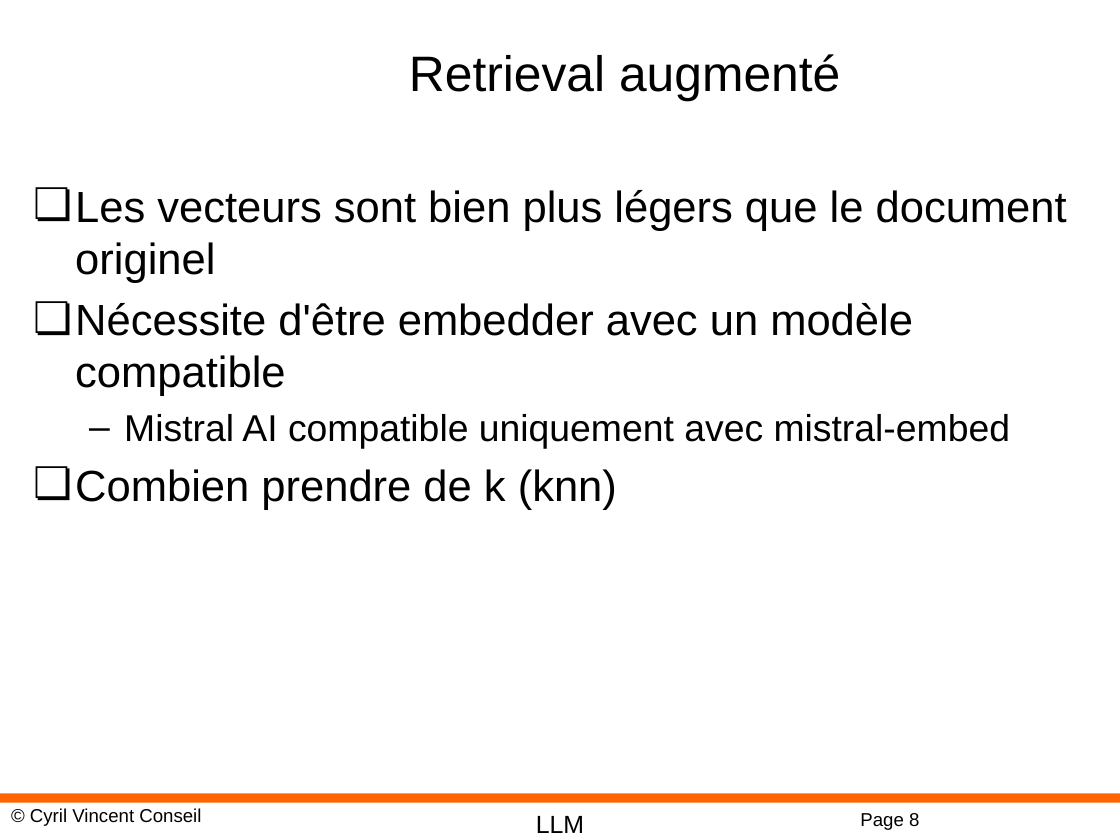
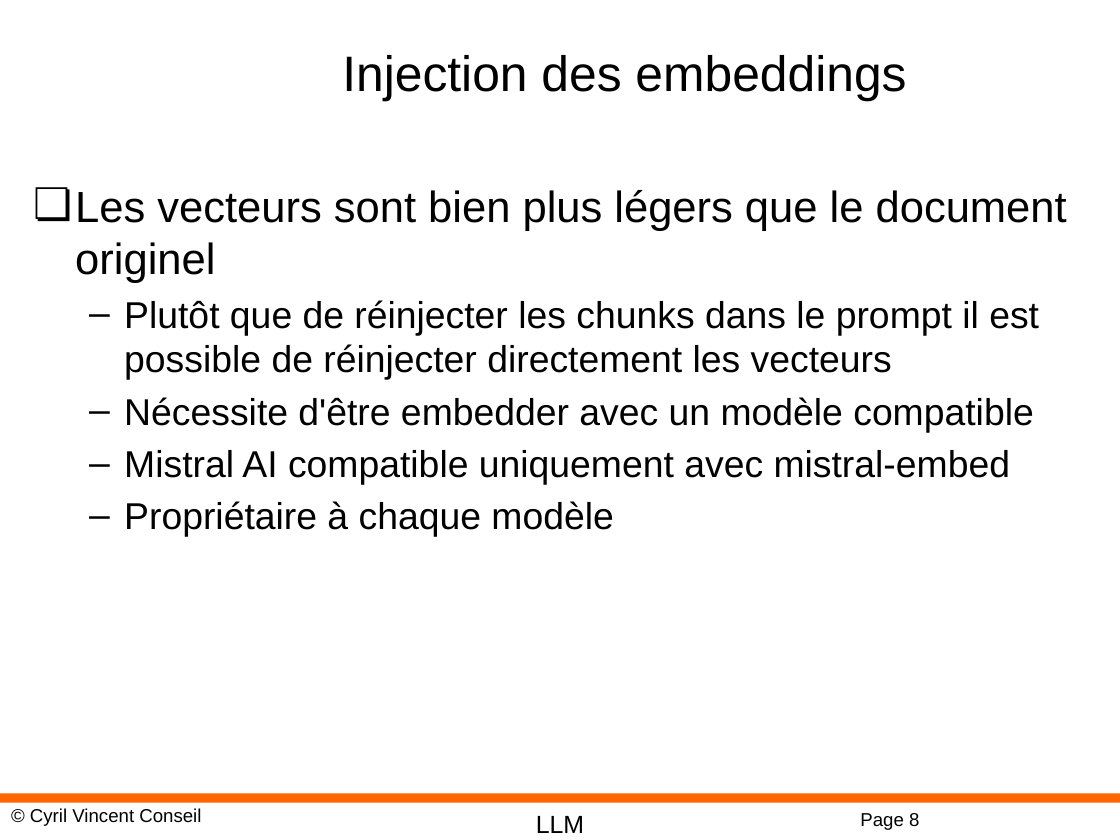
Before and after one commit to cyrilvincent/rag, a slide deck: slide 8 of ppt/RAG05-Retrieval.pptx. Drawn at 1120x840 pixels with LibreOffice and Linux fonts; fonts in the diff are those of the drawing; background and template pictures are left out. Boxes give left, top, right and bottom in pixels: in the first picture for what was removed or moved away, otherwise in the second. Text is boxed around its words. In the diff, an @@ line names an element or a change of style, - is before the commit and + after.

```diff
--- a/ppt/RAG05-Retrieval.pptx
+++ b/ppt/RAG05-Retrieval.pptx
@@ title at [342,55,906,101]: text changed @@
-Retrieval augmenté
+Injection des embeddings
@@ text at [124,300,1039,380]: paragraph added @@
+  – Plutôt que de réinjecter les chunks dans le prompt il est possible de réinjecter directement les vecteurs
@@ text at [124,397,1033,432]: size 28 to 24 pt in "Nécessite d'être embedder avec un modèle compatible"; bullet ❏ to –; list level 1 to 2 in "Nécessite d'être embedder avec un ..." @@
@@ text at [124,501,613,537]: text changed; size 28 to 24 pt @@
-❏ Combien prendre de k (knn)
+  – Propriétaire à chaque modèle
```
Also in this commit, not shown: 2 other slides changed, 1 slide added, 1 slide removed, 31 other files.
